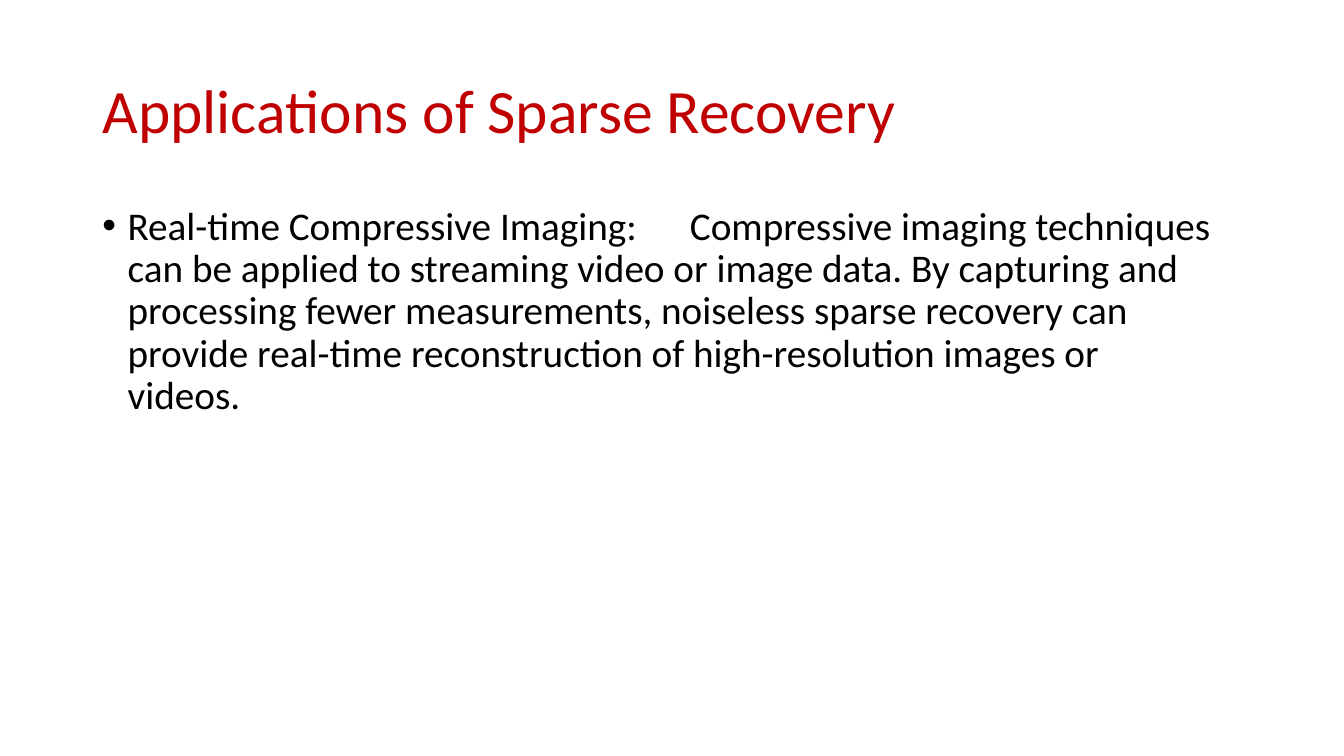
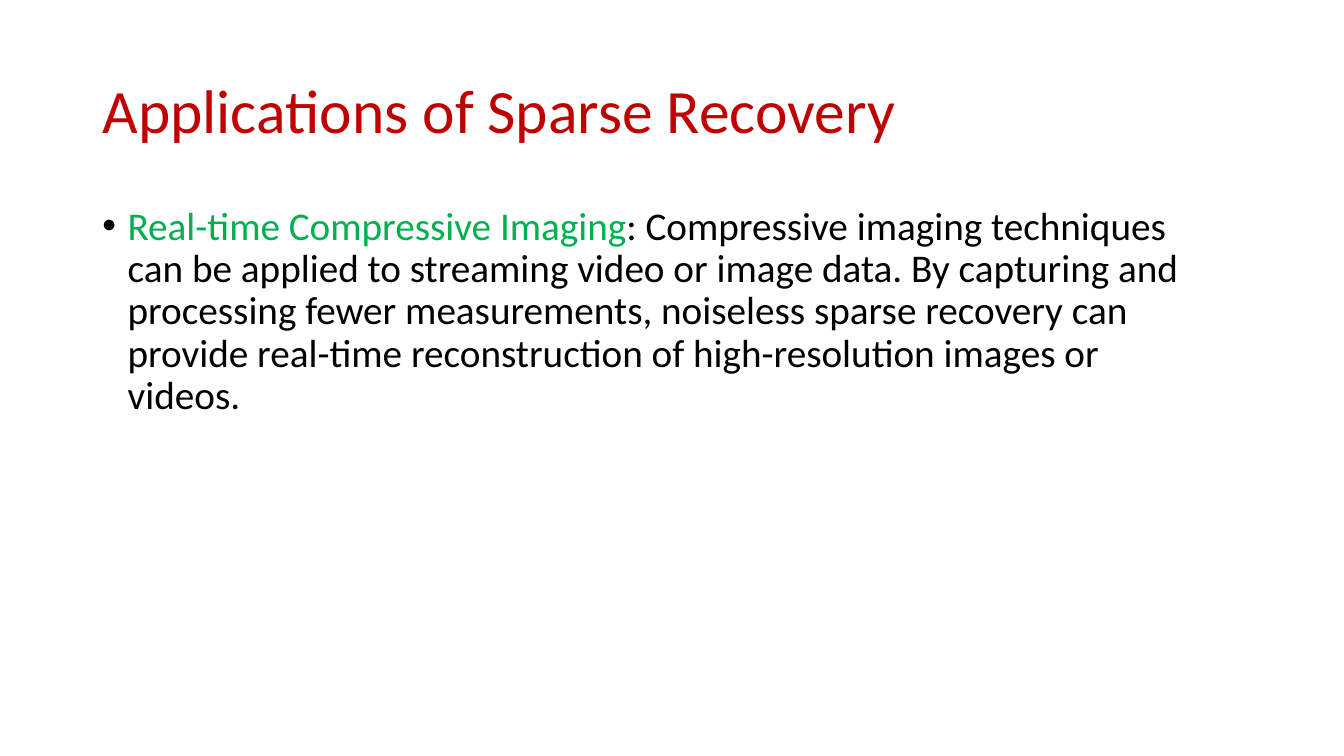
Before and after one commit to samsonzhou/samsonzhou.github.io, a slide deck: slide 42 of CSCE689-23/L11.pptx (slide 7 before the commit). Drawn at 1344x756 pixels with LibreOffice and Linux fonts; fonts in the diff are those of the drawing. Boxes give left, top, right and bottom in pixels: in the first picture for what was removed or moved away, otherwise in the second. Text is boxed around its words. In the diff, an @@ line names an element or a change of style, - is before the commit and + after.

```diff
--- a/CSCE689-23/L11.pptx
+++ b/CSCE689-23/L11.pptx
@@ text "Real-time Compressive Imaging: Compressive imaging ..." at <box>128,212,1178,410</box>: text colour #000000 to #00B050 in "Real-time Compressive Imaging:" @@
```
Also in this commit, not shown: 15 other slides changed, 16 slides added.
